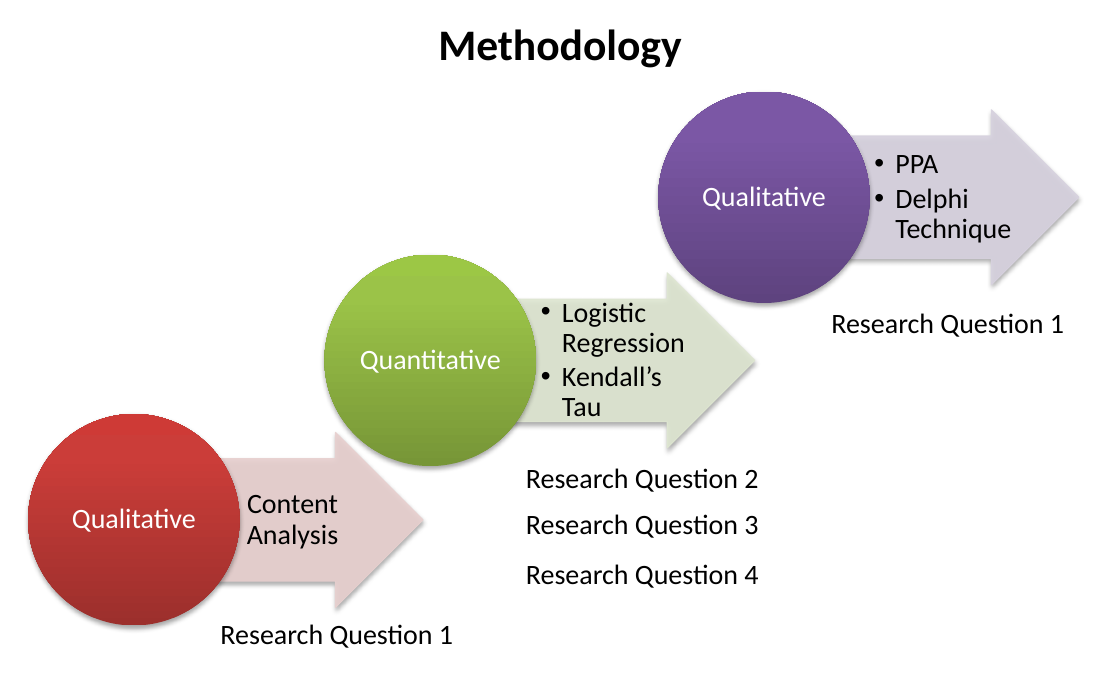
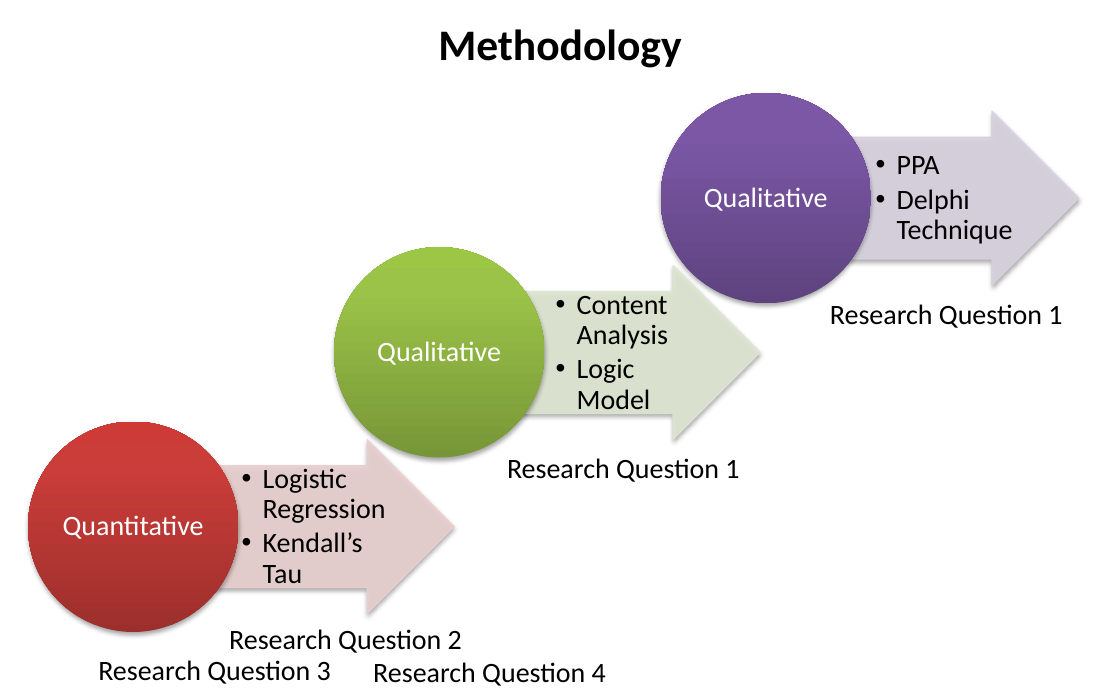
Before and after one commit to SLU-Courses-Townes/SOC5600, a slide deck: slide 16 of FinalProject/Presentation/Townes_SOC5600_FinalProject_Presentation.pptx. Drawn at 1120x700 pixels with LibreOffice and Linux fonts; fonts in the diff are those of the drawing. Boxes give left, top, right and bottom in pixels: in the first picture for what was removed or moved away, otherwise in the second. Text is boxed around its words. In the diff, an @@ line names an element or a change of style, - is before the commit and + after.

Commit message:
Regression analysis section of presentation

```diff
--- a/FinalProject/Presentation/Townes_SOC5600_FinalProject_Presentation.pptx
+++ b/FinalProject/Presentation/Townes_SOC5600_FinalProject_Presentation.pptx
@@ ellipse: place and size @@
-ellipse at box(325, 254, 536, 466)
+ellipse at box(334, 248, 544, 458)
@@ right arrow: place and size @@
-right arrow at box(463, 273, 755, 448)
+right arrow at box(480, 265, 760, 439)
@@ text "Qualitative": place and size @@
-text "Qualitative" at box(72, 508, 196, 532)
+text "Qualitative" at box(377, 341, 501, 365)
@@ text "Content Analysis": place and size @@
-text "Content Analysis" at box(247, 495, 338, 549)
+text "Content Analysis" at box(577, 296, 668, 409)
@@ text at box(577, 296, 668, 349): alignment centre to left; bullet none to ••; list level 1 to 2 in "Content Analysis" @@
@@ text "Research Question 1": place and size @@
-text "Research Question 1" at box(831, 313, 1064, 337)
+text "Research Question 1" at box(830, 304, 1062, 328)
@@ text at box(577, 358, 651, 409): paragraph added @@
+  •• Logic Model
@@ ellipse: place and size @@
-ellipse at box(28, 414, 240, 626)
+ellipse at box(28, 421, 239, 632)
@@ right arrow: place and size @@
-right arrow at box(153, 432, 423, 607)
+right arrow at box(164, 440, 455, 614)
@@ text "Research Question 1": place and size @@
-text "Research Question 1" at box(220, 624, 453, 648)
+text "Research Question 1" at box(507, 458, 739, 482)
@@ text "Quantitative": place and size @@
-text "Quantitative" at box(360, 349, 501, 373)
+text "Quantitative" at box(63, 515, 204, 539)
@@ text "Logistic Regression" rewrapped from box(562, 302, 685, 423) to box(263, 468, 386, 583) @@
@@ text "Research Question 2": place and size @@
-text "Research Question 2" at box(526, 468, 758, 492)
+text "Research Question 2" at box(229, 629, 462, 653)
@@ text "Research Question 3": place and size @@
-text "Research Question 3" at box(526, 514, 758, 538)
+text "Research Question 3" at box(98, 660, 331, 684)
@@ text "Research Question 4": place and size @@
-text "Research Question 4" at box(526, 564, 758, 588)
+text "Research Question 4" at box(373, 662, 606, 686)
```
Also in this commit, not shown: 1 other slide changed, 3 slides added, 4 slides removed.
